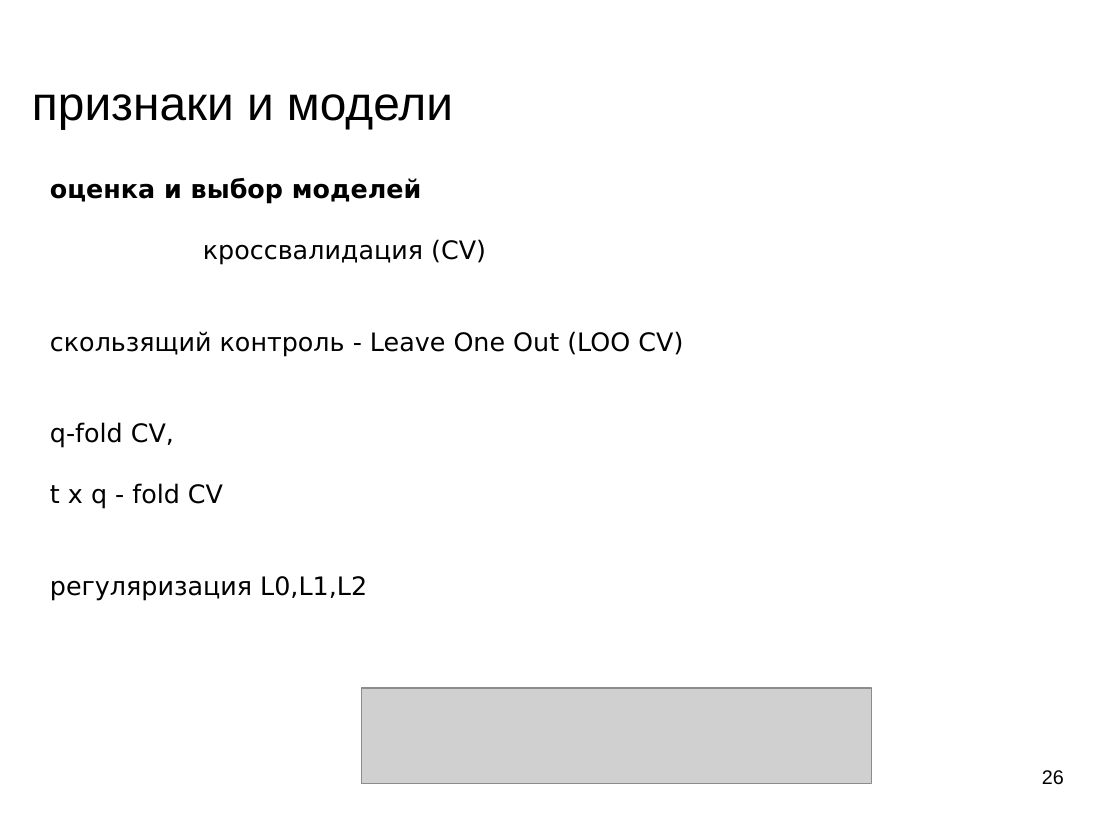
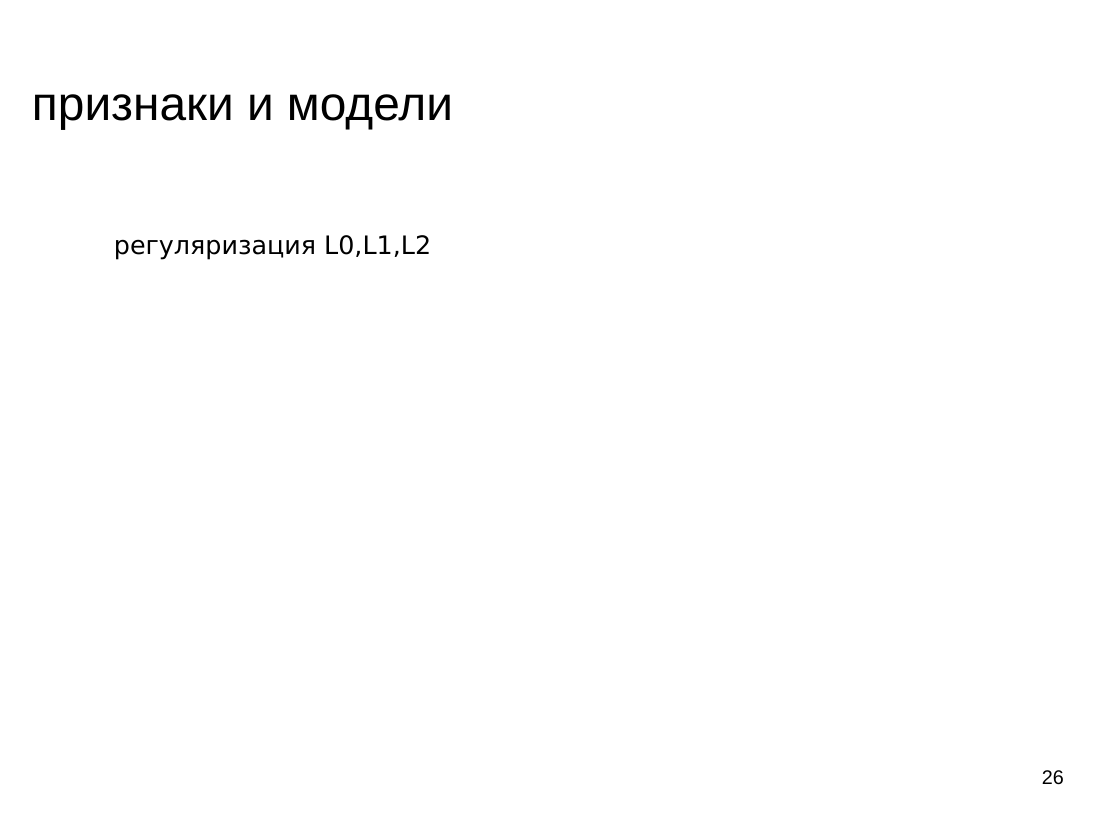
Before and after one commit to mechanoid5/ml_lectorium_legacy, a slide deck: slide 26 of 12-fetch-anomal.odp. Drawn at 1120x840 pixels with LibreOffice and Linux fonts; fonts in the diff are those of the drawing; grey boxes stand for pictures; background and template pictures are left out. Boxes give left, top, right and bottom in pixels: in the first picture for what was removed or moved away, otherwise in the second. Text is boxed around its words. In the diff, an @@ line names an element or a change of style, - is before the commit and + after.

```diff
--- a/12-fetch-anomal.odp
+++ b/12-fetch-anomal.odp
@@ text at box(50, 178, 683, 509): paragraphs removed @@
-оценка и выбор моделей
-кроссвалидация (CV)
-скользящий контроль - Leave One Out (LOO CV)
-q-fold CV,
-t x q - fold CV
@@ text "регуляризация L0,L1,L2": place and size @@
-text "регуляризация L0,L1,L2" at box(50, 178, 683, 601)
+text "регуляризация L0,L1,L2" at box(114, 235, 431, 260)
@@ picture removed at box(362, 688, 872, 784) @@
```
